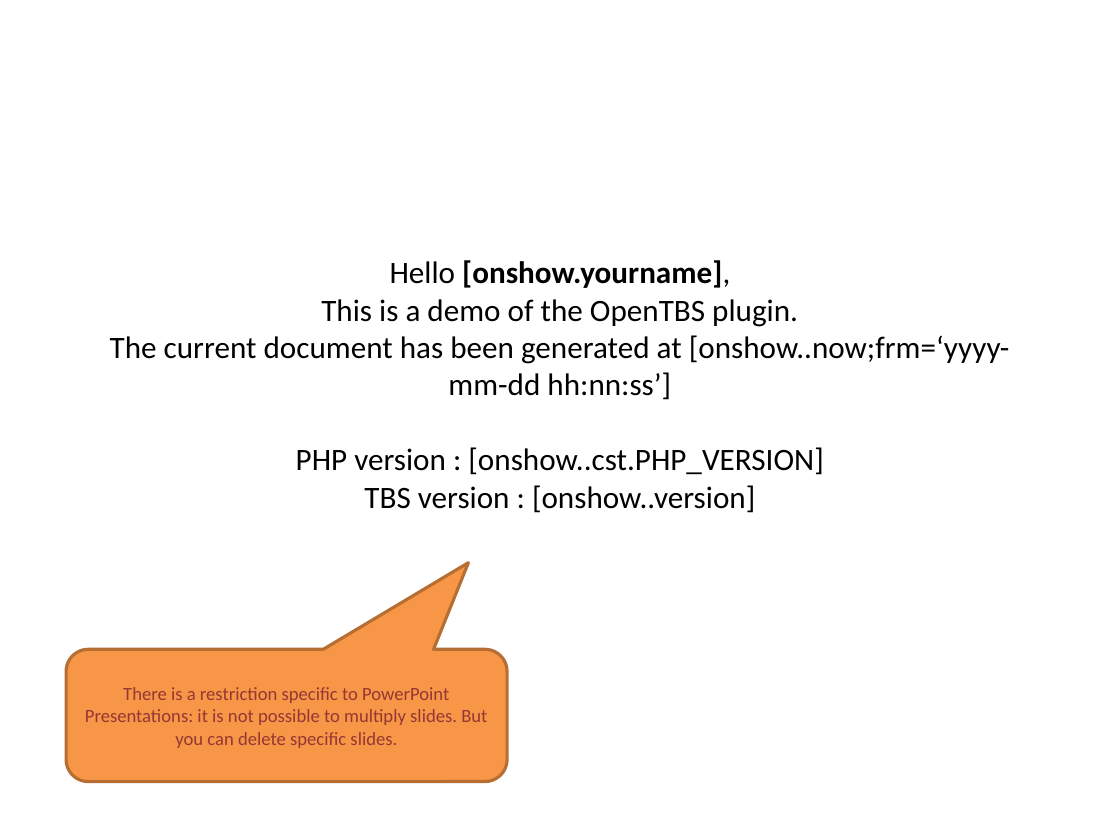
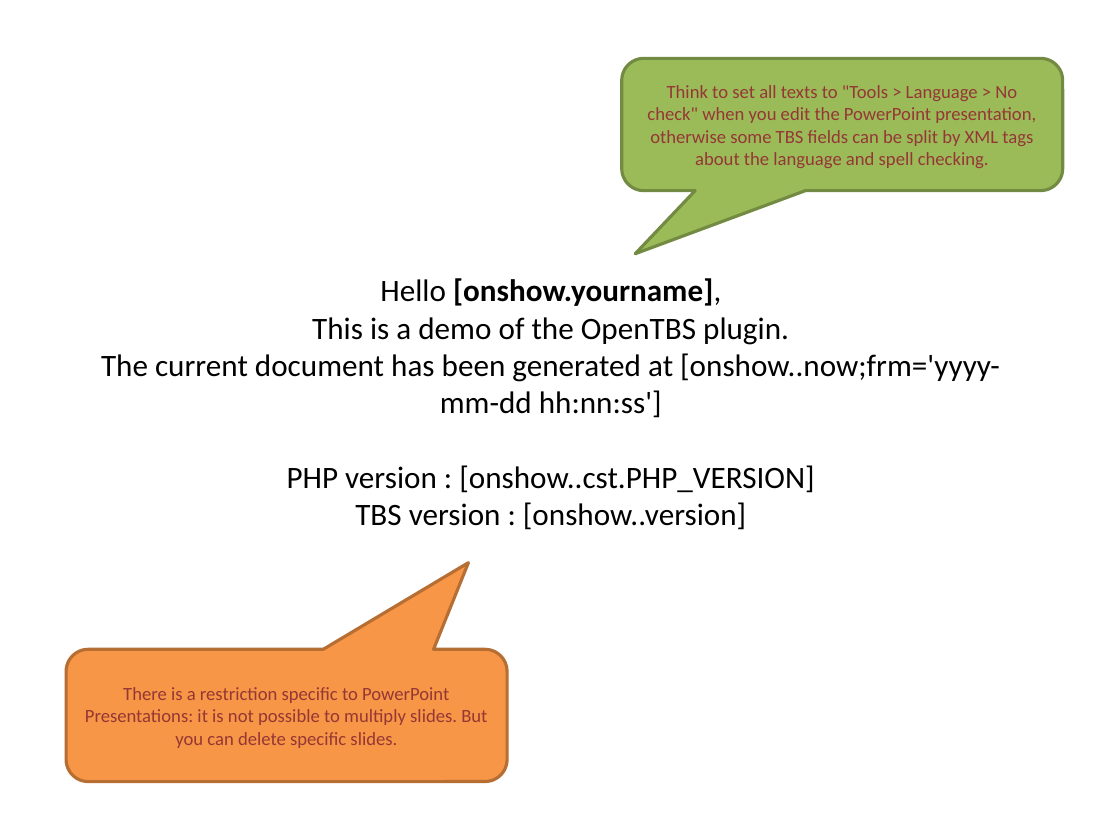
Before and after one commit to Skrol29/opentbs, a slide deck: slide 1 of demo/demo_ms_powerpoint.pptx. Drawn at 1120x840 pixels with LibreOffice and Linux fonts; fonts in the diff are those of the drawing. Boxes give left, top, right and bottom in pixels: in the first picture for what was removed or moved away, otherwise in the second. Text is boxed around its words. In the diff, an @@ line names an element or a change of style, - is before the commit and + after.

Commit message:
[demo][pptx] add an advice in the model

```diff
--- a/demo/demo_ms_powerpoint.pptx
+++ b/demo/demo_ms_powerpoint.pptx
@@ rounded speech box added at (622, 58, 1063, 190), fill #9BBB59, outline #738A42 2 pt, 12 pt, text #953735 @@
+Think to set all texts to "Tools > Language > No check" when you edit the PowerPoint presentation, otherwise some TBS fields can be split by XML tags about the language and spell checking.
@@ title at (101, 278, 1000, 530): text changed @@
-Hello [onshow.yourname],
-This is a demo of the OpenTBS plugin.
-The current document has been generated at [onshow..now;frm=‘yyyy-mm-dd hh:nn:ss’]
-PHP version : [onshow..cst.PHP_VERSION]
-TBS version : [onshow..version]
+Hello [onshow.yourname],
+This is a demo of the OpenTBS plugin.
+The current document has been generated at [onshow..now;frm='yyyy-mm-dd hh:nn:ss']
+PHP version : [onshow..cst.PHP_VERSION]
+TBS version : [onshow..version]
```
